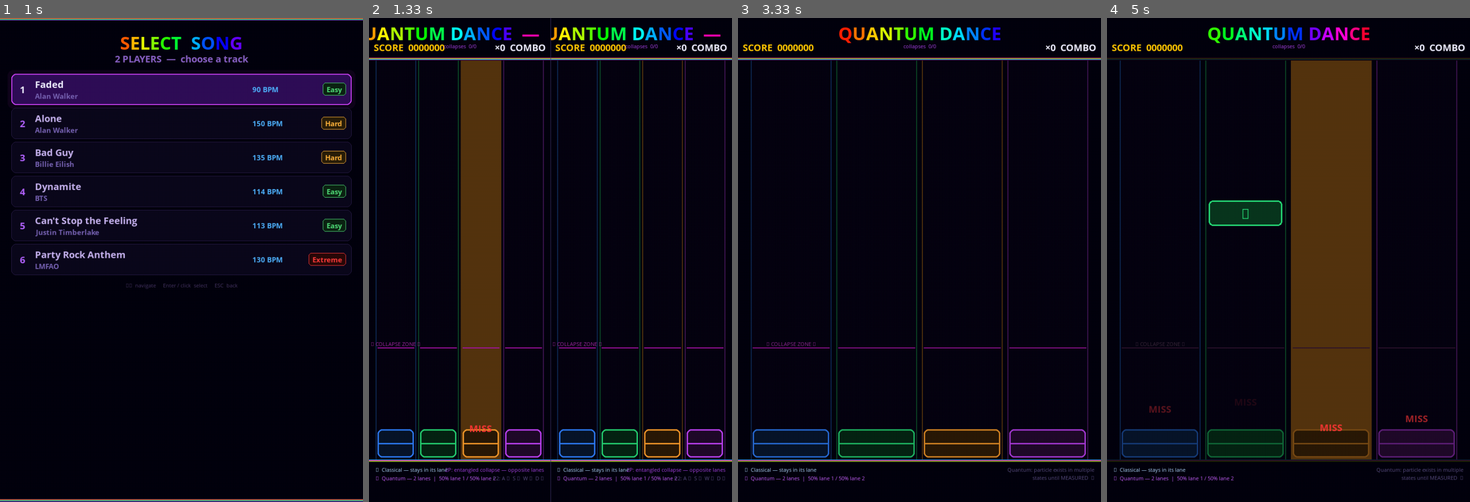
Above: before the commit, frames 1-4 (left to right).
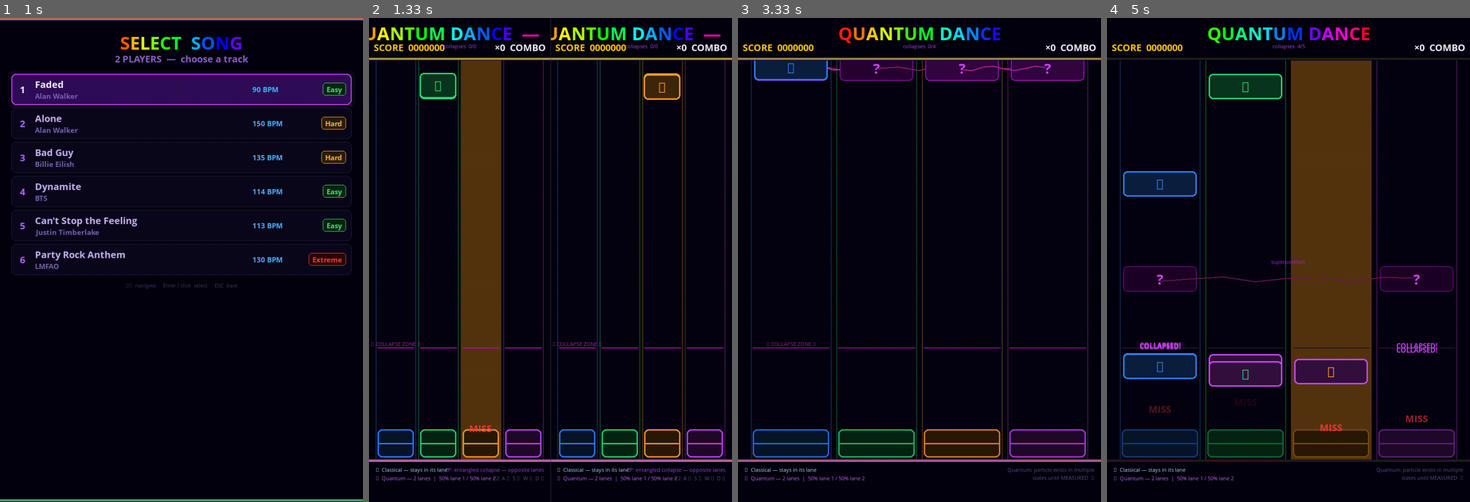
Above: after the commit, the same moments.

Repository: parzival1401/mobile_quantum-
Game: pygame game, started from dance_dance/quantum_optimized.py
Same seed, same stepped clock (60 frames per second), same inputs: the game is played once before the commit and once after it.
Inputs (mouse positions are in pixels of both pictures, inside the frame that each line leads up to):
- Up to frame 1 (1 s): press the mouse at (181, 303) at 0.37 s; move the mouse to (123, 337) at 0.47 s; release the mouse at (68, 371) at 0.6 s; type "ann" at 0.67 s
- Up to frame 2 (1.33 s): tap Enter at 1 s; hold Up from 1.22 s (still down); move the mouse to (684, 429) at 1.25 s
- Up to frame 3 (3.33 s): release Up at 1.68 s; tap Esc at 1.72 s; press the mouse at (919, 260) at 2.08 s; move the mouse to (886, 351) at 2.18 s; release the mouse at (857, 443) at 2.32 s; hold Down 2.38-2.68 s; hold Up 2.72-3.08 s; click (843, 182) at 3.17 s
- Up to frame 4 (5 s): hold Down 3.45-3.82 s; move the mouse to (1168, 356) at 3.48 s; hold Left 3.85-4.32 s; tap  at 4, 4.5 s; hold Right 4.35-4.82 s; hold Up from 4.85 s (still down)

Frame 1 is identical in both runs. In frame 2, 1.1% of the frame differs, in the area x 13-86%, y 11-17%; in frame 3, 3.5%; in frame 4, 8.7%, in the area x 4-96%, y 5-77%.

Commit message:
Fix audio: use AUDIODEV=default (only device that works on this Pi)
plug:both_hdmi and hw:1,0/hw:2,0 all fail or produce no output.
aplay -D default is the only working path — it routes through
/etc/asound.conf which handles IEC958 format conversion.
Reverted music back to pygame.mixer.music since device conflict
was a red herring (nothing was playing at all).

Co-Authored-By: Claude Sonnet 4.6 <noreply@anthropic.com>

Diff:
--- a/dance_dance/quantum_optimized.py
+++ b/dance_dance/quantum_optimized.py
@@ -72,7 +72,7 @@
 # shell env vars into child processes on this Pi setup.
 # plug:both_hdmi routes to both HDMI screens via /etc/asound.conf on Pi.
 _os.environ["SDL_AUDIODRIVER"] = "alsa"
-_os.environ["AUDIODEV"]        = "plug:both_hdmi"
+_os.environ["AUDIODEV"]        = "default"
 
 # pre_init reserves the audio device BEFORE pygame.init() opens it,
 # so both mixer channels and mixer.music share the same single device handle.
@@ -1548,18 +1548,22 @@
     p1 = PlayerState(0, KEYS_P1, ctx1)
     p2 = PlayerState(1, KEYS_P2, ctx2) if num_players == 2 else None
 
-    # Music — loaded as Sound on dedicated channel to avoid ALSA device conflict
+    # Music
     if SONG_FILE:
-        _music_set_volume(1.0)
-        _music_load(SONG_FILE)
-        _music_play()
+        try:
+            pygame.mixer.music.set_volume(1.0)
+            pygame.mixer.music.load(SONG_FILE)
+            pygame.mixer.music.play()
+        except Exception as e:
+            print(f"[WARNING] Could not load music: {e}")
 
 
 def stop_game():
     global game_state, win2, ren2, surf2, SONG_FILE
     global two_screen_mode, split_mode, ctx1, ctx2
     game_state = GameState.MENU
-    _music_stop()
+    try: pygame.mixer.music.stop()
+    except Exception: pass
     SONG_FILE = None
     if win2 is not None:
         try: win2.destroy()
@@ -1777,8 +1781,8 @@
                         elif p2 and event.joy == 1:
                             p2.handle_key(lane)
 
-        music_playing  = SONG_FILE and _music_get_busy()
-        music_pos_ms   = _music_get_pos() if music_playing else -1
+        music_playing  = SONG_FILE and pygame.mixer.music.get_busy()
+        music_pos_ms   = pygame.mixer.music.get_pos() if music_playing else -1
 
         update(dt, music_pos_ms)
         for nid in collapsed_outcomes:
@@ -1791,18 +1795,22 @@
             elapsed_sec = max(0.0, music_pos_ms / 1000.0 - SONG_OFFSET)
             time_left   = SONG_DURATION - elapsed_sec
             if time_left <= 0:
-                _music_stop()
+                try: pygame.mixer.music.stop()
+                except Exception: pass
             elif time_left <= FADE_START:
-                _music_set_volume(max(0.0, time_left / FADE_START))
+                vol = max(0.0, time_left / FADE_START)
+                try: pygame.mixer.music.set_volume(vol)
+                except Exception: pass
 
         # ── Transition to RESULTS ─────────────────────────────────────────────
         if music_playing:
-            song_done = not _music_get_busy()
+            song_done = not pygame.mixer.music.get_busy()
         else:
             song_done = SONG_FILE is not None and _game_elapsed >= SONG_DURATION
 
         if song_done and not p1.notes and (p2 is None or not p2.notes):
-            _music_set_volume(1.0)
+            try: pygame.mixer.music.set_volume(1.0)
+            except Exception: pass
             game_state = GameState.RESULTS
 
         # ── Render ────────────────────────────────────────────────────────────
